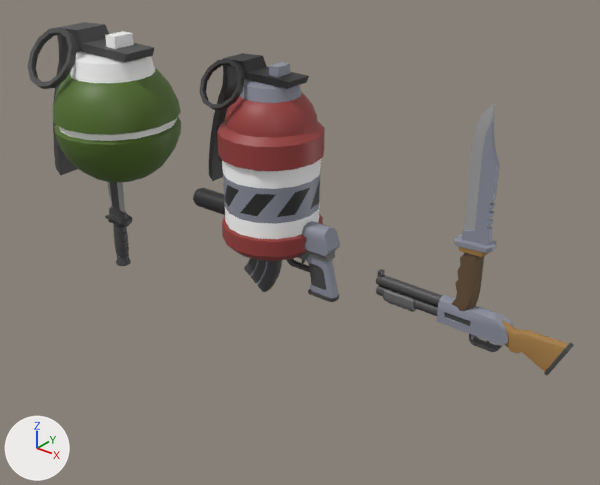
The glTF model assets/weapons/_survey/F.glb: old version first, new version second.
Both versions are drawn from a 50 mm lens placed at (3.98, -3.1, 1.48), pointed at (1.39, 0.13, -0.53). Arrows for +X, +Y and +Z are at lower left; the lights stay in place. The picture after the commit comes second.

The scene before the commit, as lines of its bpy script (objects in view):
```python
ob_m0 = bpy.data.objects.new('m0', me_sphere_001)
ob_m0.location = (0.087, 0.0, -0.044)
ob_m1 = bpy.data.objects.new('m1', me_sphere_002)
ob_m1.location = (1.308, 0.0, 0.112)
ob_m2 = bpy.data.objects.new('m2', me_cube_300)
ob_m2.location = (2.484, 0.0, -0.333)
ob_m3 = bpy.data.objects.new('m3', me_cylinder_027)
ob_m3.location = (-0.001, 0.0, -0.914)
ob_m4 = bpy.data.objects.new('m4', me_cube_052)
ob_m4.location = (1.637, -0.001, -0.595)
ob_m5 = bpy.data.objects.new('m5', me_cube_283)
ob_m5.location = (2.806, 0.0, -0.553)
```
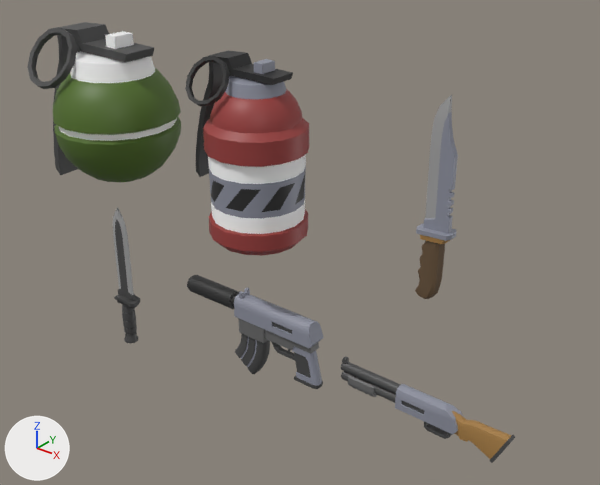
Pixel boxes [x1, y1, x2, y2] of what changed, in the pictures (600 x 485 px):
'm1', moved
    before: [199, 53, 325, 261]
    after: [185, 50, 309, 256]
'm2', moved
    before: [452, 103, 500, 312]
    after: [415, 95, 458, 299]
'm5', moved
    before: [376, 269, 574, 375]
    after: [341, 356, 515, 463]
'm4', moved
    before: [193, 188, 340, 302]
    after: [187, 275, 324, 389]
'm3', moved
    before: [105, 182, 132, 266]
    after: [113, 207, 140, 343]

The change, as a diff of the scene's bpy script:
```diff
--- a/assets/weapons/_survey/F.glb.py
+++ b/assets/weapons/_survey/F.glb.py
@@ ob_m1 @@
 ob_m1 = bpy.data.objects.new('m1', me_sphere_002)
-ob_m1.location = (1.308, 0.0, 0.112)
+ob_m1.location = (1.208, 0.0, 0.112)
@@ ob_m2 @@
 ob_m2 = bpy.data.objects.new('m2', me_cube_300)
-ob_m2.location = (2.484, 0.0, -0.333)
+ob_m2.location = (2.284, 0.0, -0.333)
@@ ob_m3 @@
 ob_m3 = bpy.data.objects.new('m3', me_cylinder_027)
-ob_m3.location = (-0.001, 0.0, -0.914)
+ob_m3.location = (-0.001, 0.0, -1.514)
@@ ob_m4 @@
 ob_m4 = bpy.data.objects.new('m4', me_cube_052)
-ob_m4.location = (1.637, -0.001, -0.595)
+ob_m4.location = (1.537, -0.001, -1.195)
@@ ob_m5 @@
 ob_m5 = bpy.data.objects.new('m5', me_cube_283)
-ob_m5.location = (2.806, 0.0, -0.553)
+ob_m5.location = (2.606, 0.0, -1.153)
```
